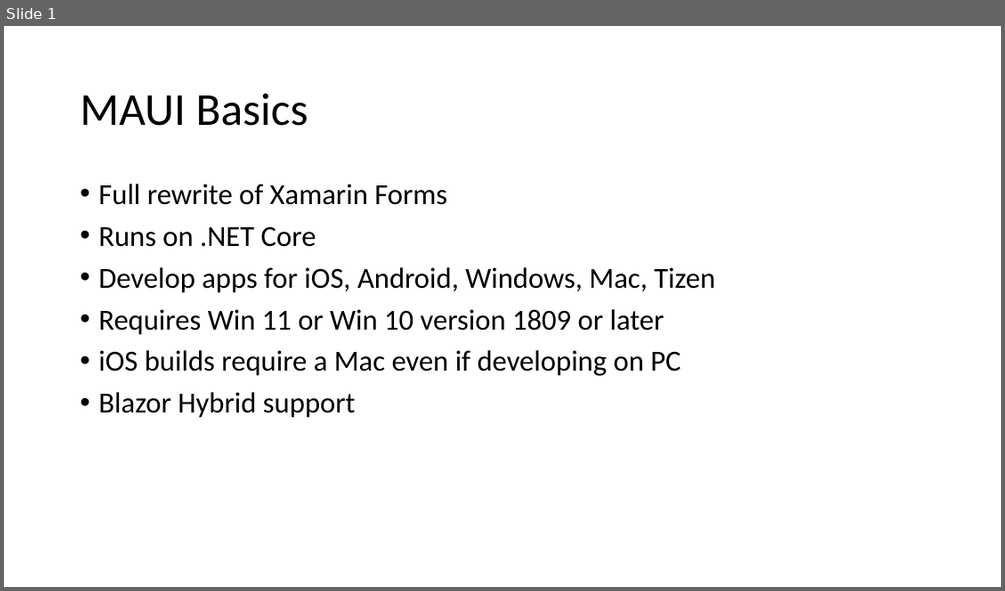
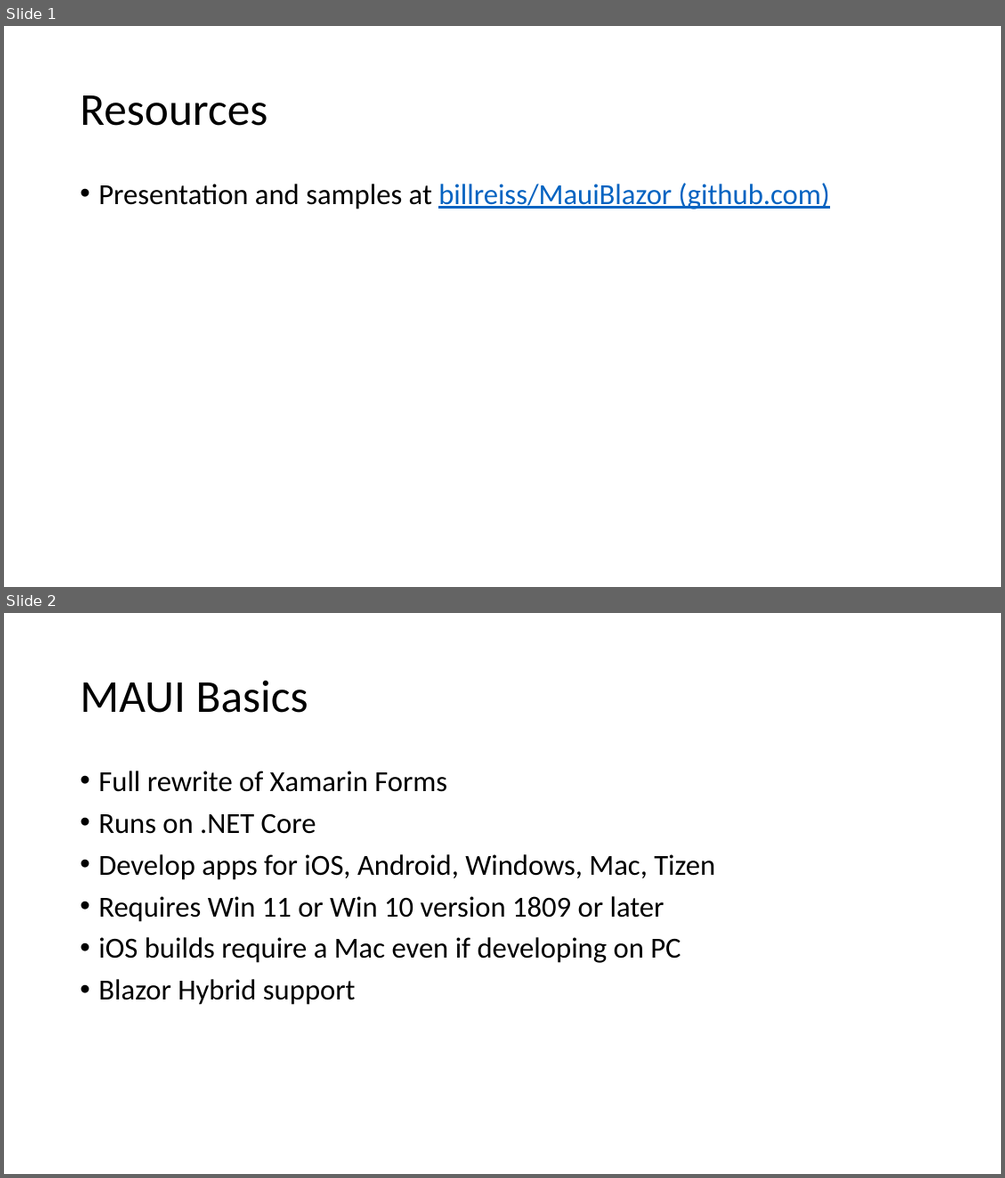
Before and after one commit to billreiss/MauiBlazor, a slide deck: MauiBlazorOhio.pptx. Shown one above the other, each under a label of ours: slide 1 before the commit, slides 1 and 2 after it. The pictures are 1005x591 and 1005x1178 pixels, drawn with LibreOffice and Linux fonts; fonts in the diff are those of the drawing. Boxes give left, top, right and bottom in pixels: in the first picture for what was removed or moved away, otherwise in the second. Text is boxed around its words. In the diff, an @@ line names an element or a change of style, - is before the commit and + after.

```diff
--- a/MauiBlazorOhio.pptx
+++ b/MauiBlazorOhio.pptx
@@ slide 1 added at bbox=[4, 26, 1001, 587], background #FFFFFF @@
@@ title added at bbox=[80, 95, 267, 126], 44 pt, text #000000 @@
+Resources
@@ text added at bbox=[98, 183, 830, 209], 28 pt, text #0563C1, underline @@
+• Presentation and samples at billreiss/MauiBlazor (github.com)
@@ what was slide 1 is now slide 2 @@
```
Also in this commit, not shown: 1 slide changed.
